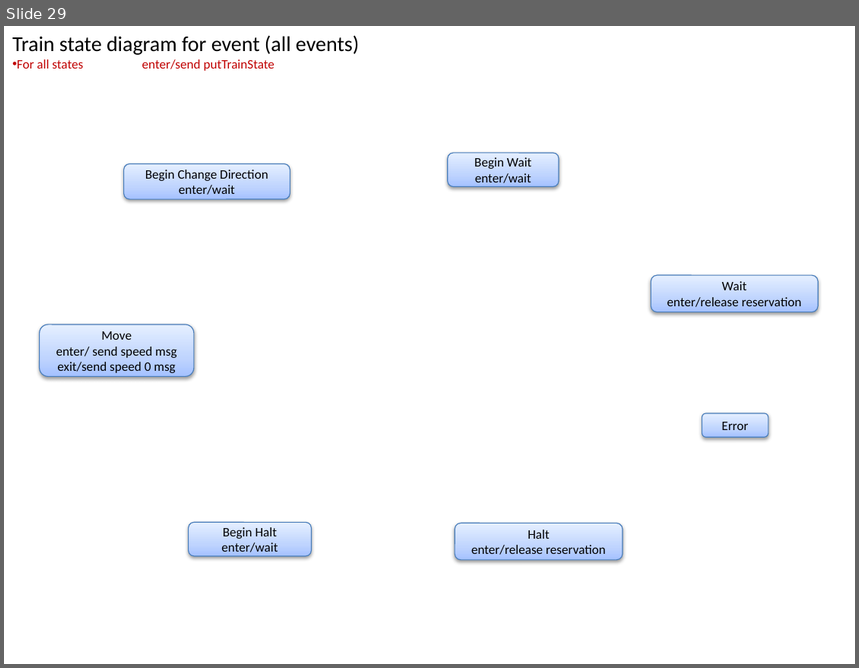
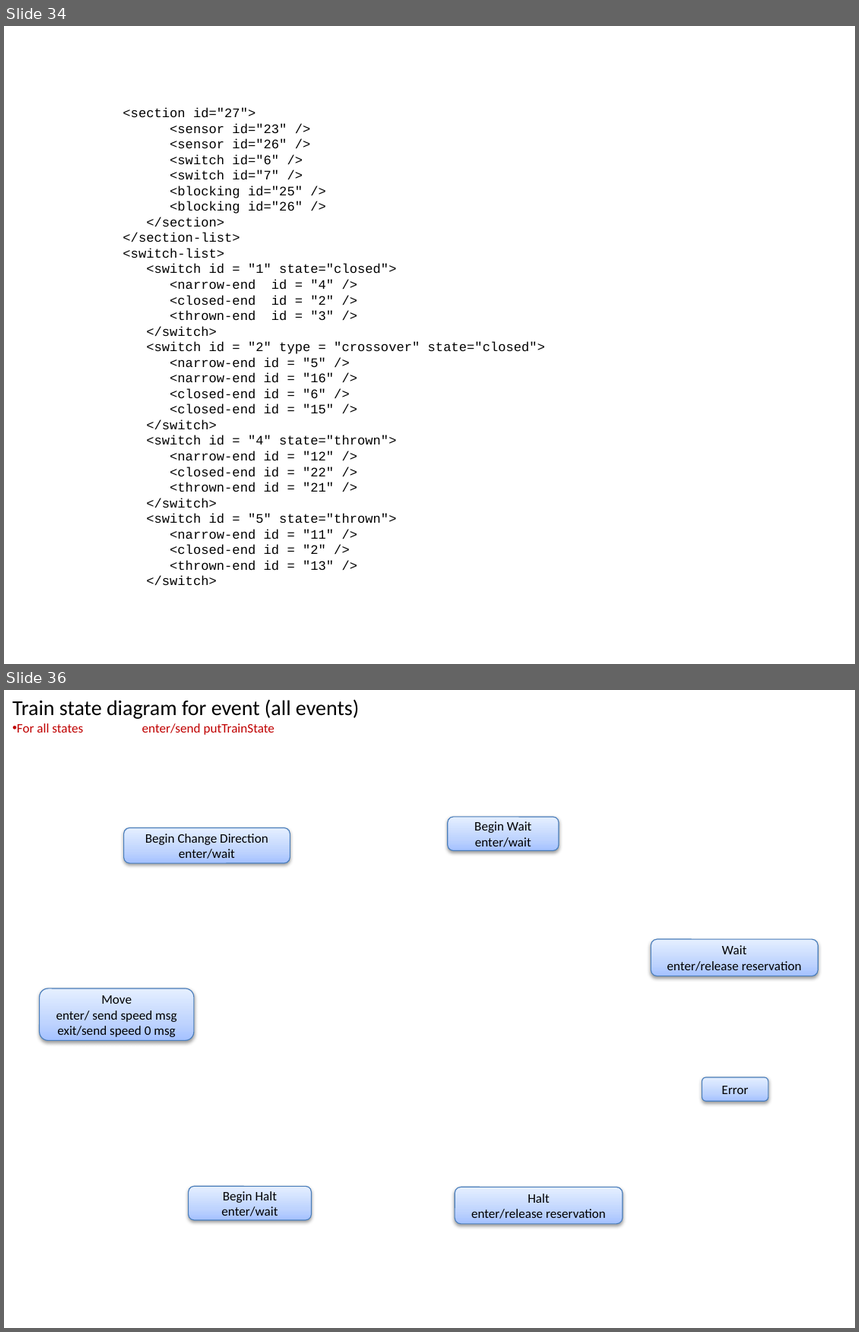
Before and after one commit to mlozborne/motin, a slide deck: Documentation/Design/ControllerDesign.pptx. Shown one above the other, each under a label of ours: slide 29 before the commit, slides 34 and 36 after it; the slides between them are not shown. The pictures are 859x668 and 859x1332 pixels, drawn with LibreOffice and Linux fonts; fonts in the diff are those of the drawing. Boxes give left, top, right and bottom in pixels: in the first picture for what was removed or moved away, otherwise in the second. Text is boxed around its words. In the diff, an @@ line names an element or a change of style, - is before the commit and + after.

```diff
--- a/Documentation/Design/ControllerDesign.pptx
+++ b/Documentation/Design/ControllerDesign.pptx
@@ slide 34 added at [4, 26, 855, 664], background #FFFFFF @@
@@ text added at [123, 107, 545, 586], 11 pt, text #000000 @@
+<section id="27">
+<sensor id="23" />
+<sensor id="26" />
+<switch id="6" />
+<switch id="7" />
+<blocking id="25" />
+<blocking id="26" />
+</section>
+</section-list>
+<switch-list>
+<switch id = "1" state="closed">
+<narrow-end id = "4" />
+<closed-end id = "2" />
+<thrown-end id = "3" />
+</switch>
+<switch id = "2" type = "crossover" state="closed">
+<narrow-end id = "5" />
+<narrow-end id = "16" />
+<closed-end id = "6" />
+<closed-end id = "15" />
+</switch>
+<switch id = "4" state="thrown">
+<narrow-end id = "12" />
+<closed-end id = "22" />
+<thrown-end id = "21" />
+</switch>
+<switch id = "5" state="thrown">
+<narrow-end id = "11" />
+<closed-end id = "2" />
+<thrown-end id = "13" />
+</switch>
@@ what was slide 29 is now slide 36 @@
```
Also in this commit, not shown: 1 slide changed, 6 other slides added.
